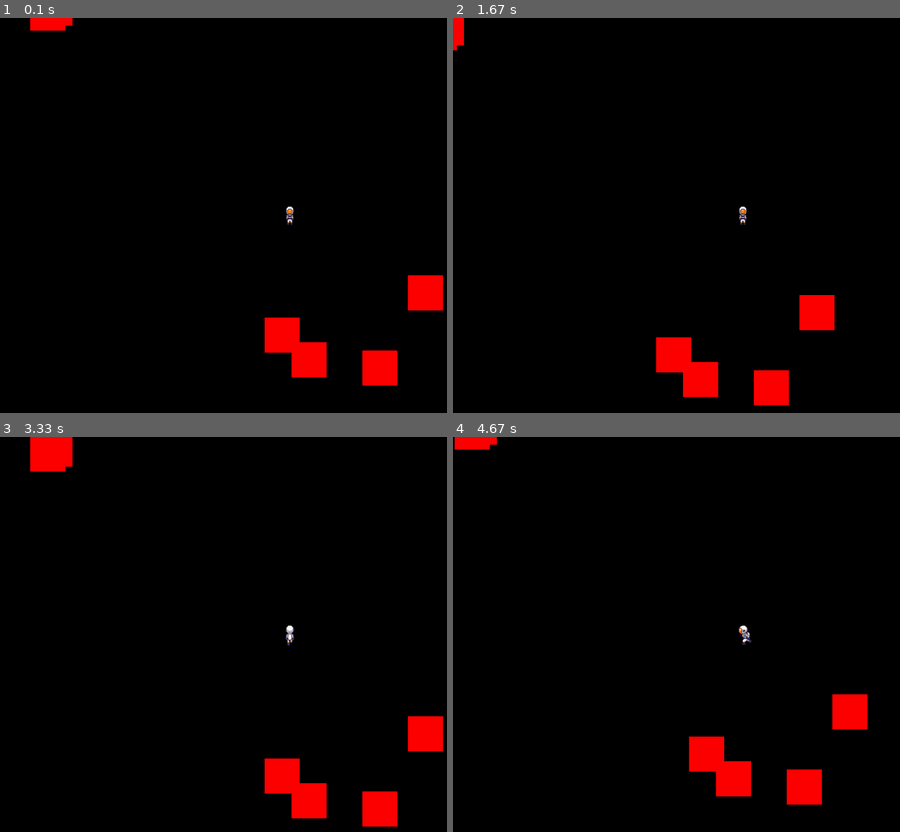
Above: before the commit, frames 1-4 (two rows, left to right).
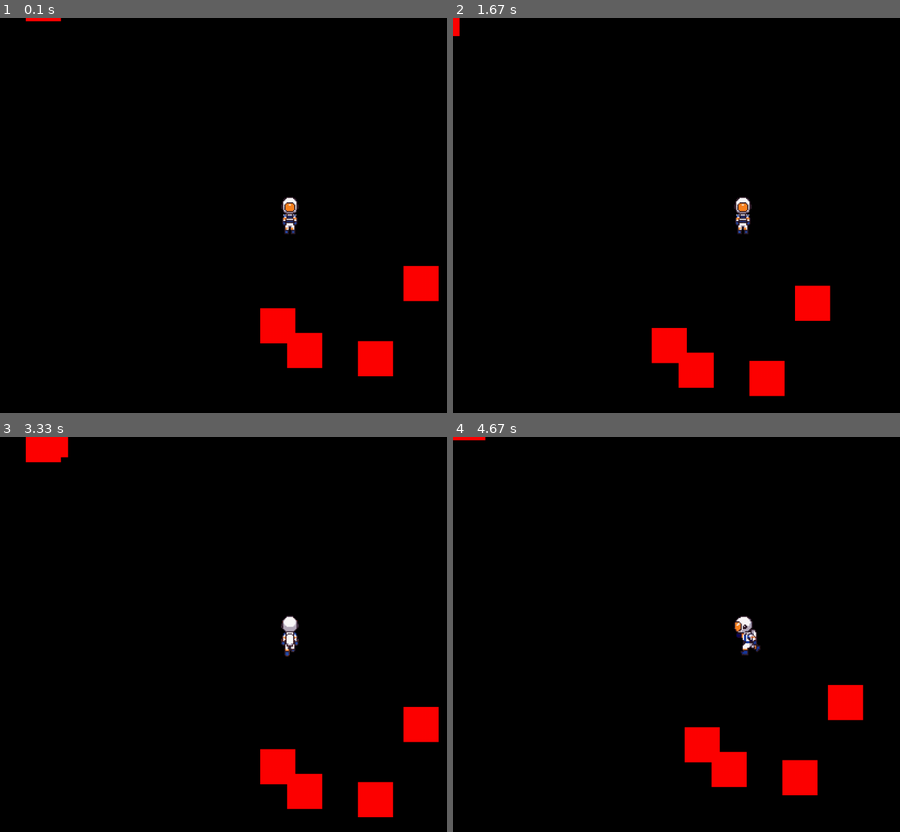
Above: after the commit, the same moments.

Repository: vitorpsogarcia/terranon
Game: pygame game, started from src/main.py
Same seed, same stepped clock (60 frames per second), same inputs: the game is played once before the commit and once after it.
Inputs:
- Up to frame 1 (0.1 s): no input
- Up to frame 2 (1.67 s): hold Right 0.33-0.8 s; hold Up 0.83-1.13 s; hold Right 1.17-1.63 s
- Up to frame 3 (3.33 s): hold Left 1.67-2.2 s; hold Down 2.23-2.53 s; hold Left 2.57-2.97 s; hold Up from 3 s (still down)
- Up to frame 4 (4.67 s): release Up at 3.37 s; hold Right 3.4-4.03 s; hold Down 4.07-4.43 s; hold Left from 4.47 s (still down)

The runs differ from the first frame. In frame 1, 2.5% of the frame differs, in the area x 5-100%, y 0-94%; in frame 2, 2.3%; in frame 3, 2.6%, in the area x 5-100%, y 0-99%; in frame 4, 2.5%.

Commit message:
feat: Permitir modificar a escala do jogador

Diff:
--- a/src/core/settings.py
+++ b/src/core/settings.py
@@ -14,6 +14,7 @@
 SPEED_PLAYER = 120
 FRAME_WIDTH_PLAYER = 48
 FRAME_HEIGHT_PLAYER = 48
+SCALE_PLAYER = 2.0
 
 ASSETS_FOLDER = Path(path.join(path.dirname(__file__), '..', '..', 'assets'))
 DIRECTIONS = ["N", "S", "W", "E", "NW", "NE", "SW", "SE"]
--- a/src/entities/character/character_animator.py
+++ b/src/entities/character/character_animator.py
@@ -6,13 +6,14 @@
 from utils.image import load_image
 
 class CharacterAnimator:
-    def __init__(self, char_name: str, frame_width: int, frame_height: int):
+    def __init__(self, char_name: str, frame_width: int, frame_height: int, scale: float = 1.0):
         self._last_direction = "S"
         self._state = "idle"
         self._frame_index = 0.0
         self.animation_speed = 10.0
+        self._scale = scale
         self._sprites_path = ASSETS_FOLDER / "images" / char_name
-        self.sprites = self._get_sprites(self._sprites_path, frame_width, frame_height)
+        self.sprites = self._get_sprites(self._sprites_path, frame_width, frame_height, scale)
 
     def update(self, dt: float, state: str, direction: str):
         if self._state != state or self._last_direction != direction:
@@ -46,14 +47,14 @@
             return anim_list[frame]
 
     @staticmethod
-    def _get_sprites(_sprites_path: Path, frame_width: int, frame_height: int):
+    def _get_sprites(_sprites_path: Path, frame_width: int, frame_height: int, scale: float) -> dict[str, list[pygame.Surface] | pygame.Surface]:
         sprites = {}
         for direction in DIRECTIONS:
             try:
                 sprites_dir = []
-                sprites_dir.append(load_image(_sprites_path / "idle" / f"{direction}.png").convert_alpha())
+                sprites_dir.append(load_image(_sprites_path / "idle" / f"{direction}.png", scale=scale).convert_alpha(),)
                 for i in range(0, 8):
-                    sprites_dir.append(load_image(_sprites_path / "animations" / "running" / direction / f"{i}.png").convert_alpha())
+                    sprites_dir.append(load_image(_sprites_path / "animations" / "running" / direction / f"{i}.png", scale=scale).convert_alpha())
                 sprites[direction] = sprites_dir
             except FileNotFoundError:
                 placeholder = pygame.Surface((frame_width, frame_height)).convert_alpha()
--- a/src/entities/character/player.py
+++ b/src/entities/character/player.py
@@ -1,5 +1,5 @@
 import pygame
-from core.settings import SPEED_PLAYER, FRAME_WIDTH_PLAYER, FRAME_HEIGHT_PLAYER
+from core.settings import SCALE_PLAYER, SPEED_PLAYER, FRAME_WIDTH_PLAYER, FRAME_HEIGHT_PLAYER
 from entities.character.character_animator import CharacterAnimator
 from entities.character.characters import Character
 from utils.direction import get_direction_str_by_vector
@@ -12,11 +12,12 @@
         super().__init__(axle_x, axle_y, speed=SPEED_PLAYER)
         self.frame_width = FRAME_WIDTH_PLAYER
         self.frame_height = FRAME_HEIGHT_PLAYER
+        self.scale = SCALE_PLAYER
         self._last_direction = "S"
 
 
         try:
-            self._animator = CharacterAnimator("player", self.frame_width, self.frame_height)
+            self._animator = CharacterAnimator("player", self.frame_width, self.frame_height, self.scale)
         except FileNotFoundError:
             self.frame = pygame.Surface(
                 (self.frame_width, self.frame_height)
--- a/src/utils/image.py
+++ b/src/utils/image.py
@@ -3,7 +3,7 @@
 
 import pygame
 
-def load_image(image_path: Path, size_x: int | None = None, size_y: int | None = None) -> pygame.Surface:
+def load_image(image_path: Path, size_x: int | None = None, size_y: int | None = None, scale: float | None = None) -> pygame.Surface:
 
     if not image_path.is_file():
         raise FileNotFoundError(f"Image file '{image_path}' not found.")
@@ -11,4 +11,6 @@
     image = pygame.image.load(image_path).convert_alpha()
     if size_x is not None and size_y is not None:
         image = pygame.transform.scale(image, (size_x, size_y))
+    if scale is not None:
+        image = pygame.transform.scale(image, (int(image.get_width() * scale), int(image.get_height() * scale)))
     return image
